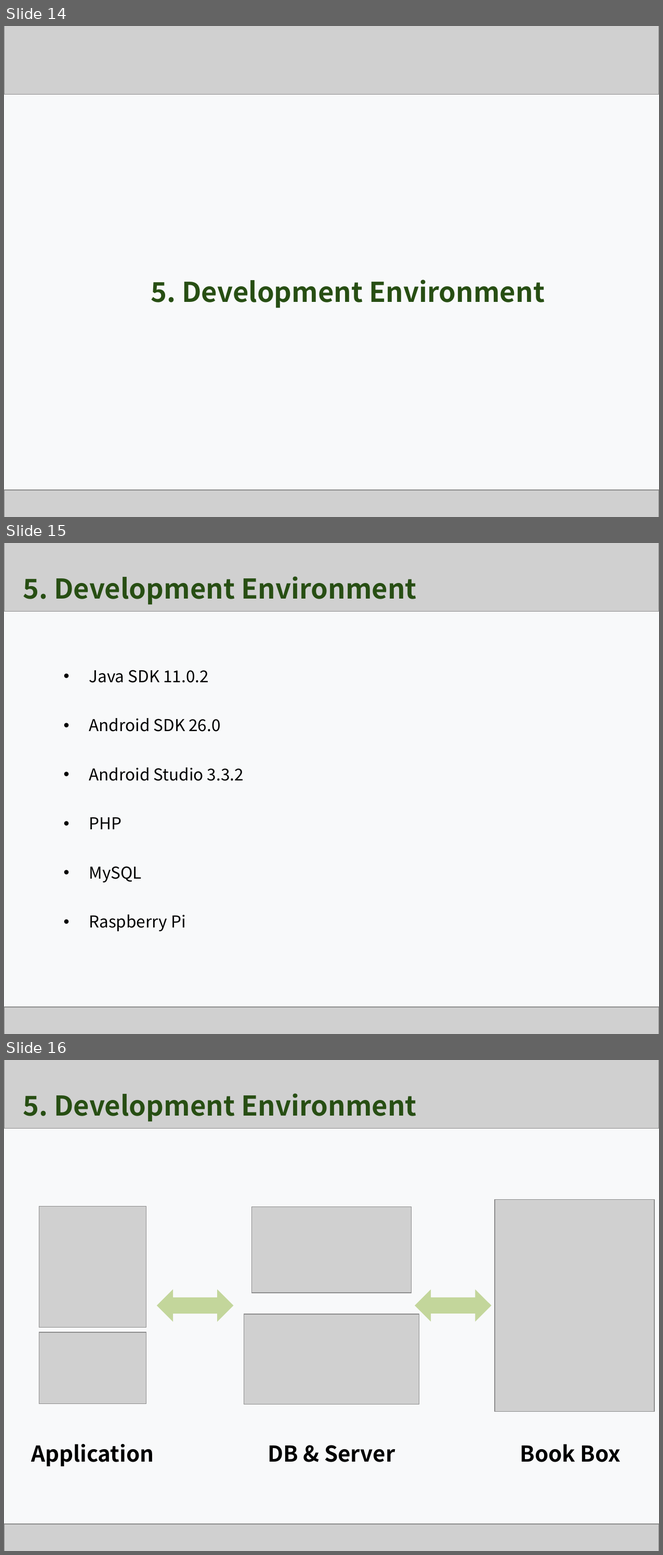
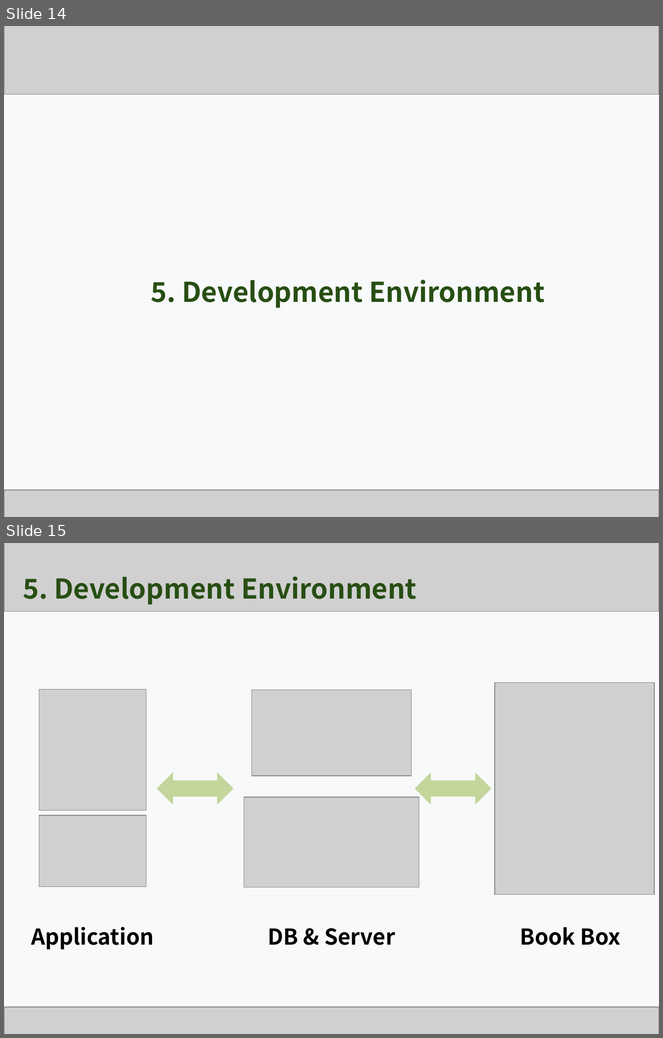
Before and after one commit to Team-GoNaMi/Docs, a slide deck: PPT/Team1_Presentation Material_3rd Week.pptx. Shown one above the other, each under a label of ours: slides 14, 15 and 16 before the commit, slides 14 and 15 after it. The pictures are 663x1555 and 663x1038 pixels, drawn with LibreOffice and Linux fonts; fonts in the diff are those of the drawing; grey boxes stand for pictures. Boxes give left, top, right and bottom in pixels: in the first picture for what was removed or moved away, otherwise in the second. Text is boxed around its words. In the diff, an @@ line names an element or a change of style, - is before the commit and + after.

Commit message:
Modeified 3rd week ppt

```diff
--- a/PPT/Team1_Presentation Material_3rd Week.pptx
+++ b/PPT/Team1_Presentation Material_3rd Week.pptx
@@ slide 15 removed at (4,543,659,1034), background #F8F9FA @@
@@ picture removed at (4,543,659,572) @@
@@ picture removed at (4,543,659,611) @@
@@ text removed at (23,576,417,605) @@
-5. Development Environment
@@ text removed at (89,670,244,932) @@
-• Java SDK 11.0.2
-• Android SDK 26.0
-• Android Studio 3.3.2
-• PHP
-• MySQL
-• Raspberry Pi
@@ picture removed at (4,1007,659,1034) @@
@@ what was slide 16 is now slide 15 @@
```
